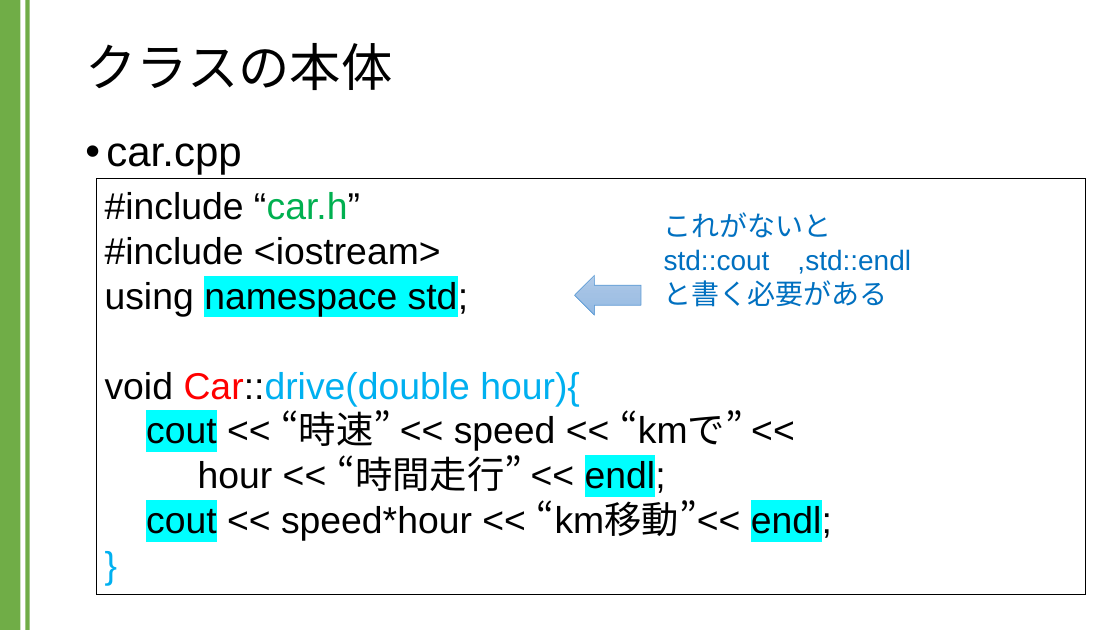
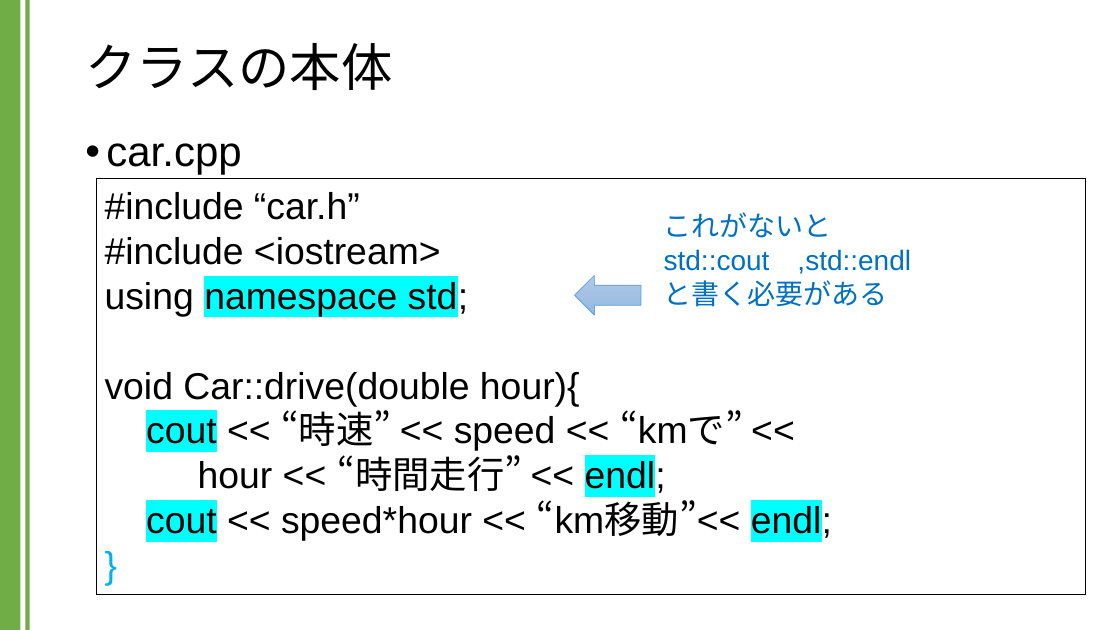
Before and after one commit to kic-murata/cpp2024, a slide deck: slide 14 of 授業資料/講義資料：クラス.pptx (slide 13 before the commit). Drawn at 1120x630 pixels with LibreOffice and Linux fonts; fonts in the diff are those of the drawing. Boxes give left, top, right and bottom in pixels: in the first picture for what was removed or moved away, otherwise in the second. Text is boxed around its words. In the diff, an @@ line names an element or a change of style, - is before the commit and + after.

```diff
--- a/授業資料/講義資料：クラス.pptx
+++ b/授業資料/講義資料：クラス.pptx
@@ text in rectangle at (x1=105, y1=192, x2=580, y2=406): text colour #00B050 to #000000 in "“car.h”"; text colour #FF0000 to #000000 in "Car::drive(double"; text colour #00B0F0 to #000000 in "Car::drive(double hour){" @@
```
Also in this commit, not shown: 3 other slides changed, 6 slides added, 11 other files.
